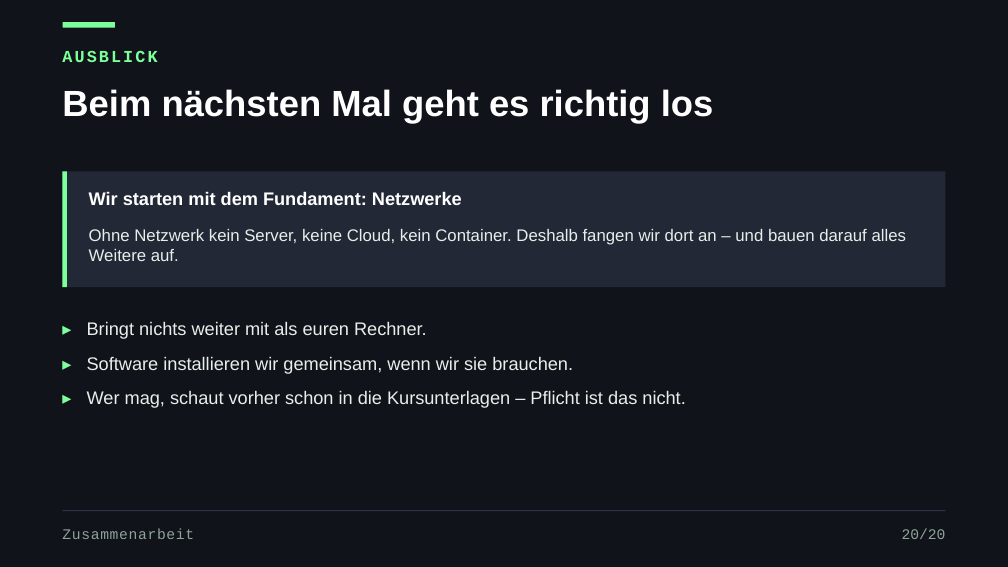
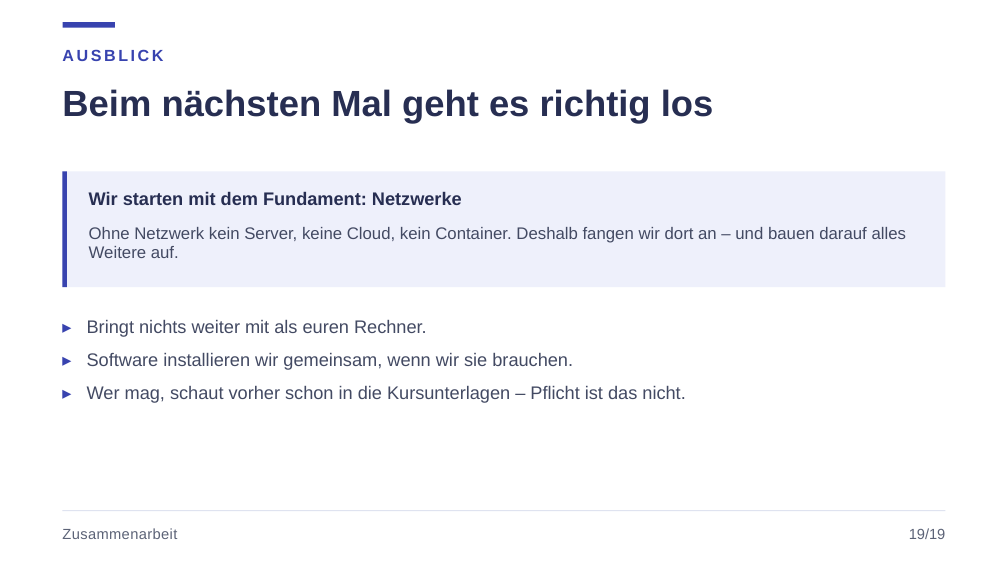
Before and after one commit to JacobMenge/kurs-unterlagen, a slide deck: slide 23 of folien/dist/00-orientierung.pptx (slide 24 before the commit). Drawn at 1008x567 pixels with LibreOffice and Linux fonts; fonts in the diff are those of the drawing. Boxes give left, top, right and bottom in pixels: in the first picture for what was removed or moved away, otherwise in the second. Text is boxed around its words. In the diff, an @@ line names an element or a change of style, - is before the commit and + after.

Commit message:
folien: helles cloudhelden-design, partner-interview statt kennenlernspiel

```diff
--- a/folien/dist/00-orientierung.pptx
+++ b/folien/dist/00-orientierung.pptx
@@ background #10131A to #FFFFFF @@
@@ rectangle at (62, 22, 115, 28): fill #7DFF9A to #3843AF @@
@@ text "AUSBLICK" at (62, 49, 163, 61): size 12 to 11.5 pt, font Courier New to Arial, text colour #7DFF9A to #3843AF, letter spacing 1.5 to 1.8 pt @@
@@ text "Beim nächsten Mal geht es ..." at (62, 89, 714, 124): text colour #FFFFFF to #272E52 @@
@@ rectangle at (62, 171, 67, 287): fill #7DFF9A to #3843AF @@
@@ rectangle at (62, 171, 946, 287): fill #222835 to #EEF0FB @@
@@ text "Wir starten mit dem Fundament: ..." at (89, 191, 462, 205): text colour #FFFFFF to #272E52 @@
@@ text "Ohne Netzwerk kein Server, keine ..." at (89, 227, 906, 258): text colour #E6EFE9 to #434A63; line spacing 1 to 0.92 @@
@@ text "▸ Bringt nichts weiter mit ..." at (87, 320, 685, 403): text colour #7DFF9A to #3843AF in "▸", "▸", "▸"; text colour #E6EFE9 to #434A63; line spacing 1 to 0.92 @@
@@ text "Zusammenarbeit" at (62, 528, 177, 539): font Courier New to Arial, text colour #8FA398 to #5C6377, letter spacing 0.5 to 0.3 pt @@
@@ line (62, 511) - (946, 511): stroke #2C3442 0.75 pt to #DFE3F0 0.75 pt @@
@@ text at (909, 528, 946, 539): text changed; font Courier New to Arial; text colour #8FA398 to #5C6377 @@
-20/20
+19/19
```
Also in this commit, not shown: 21 other slides changed, 2 slides added, 3 slides removed, 4 other files.
